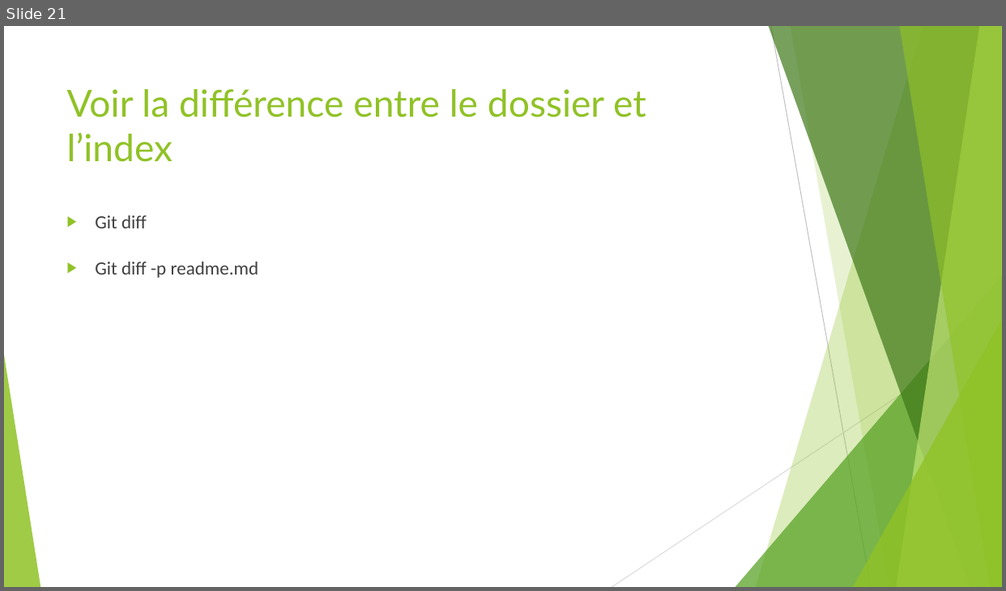
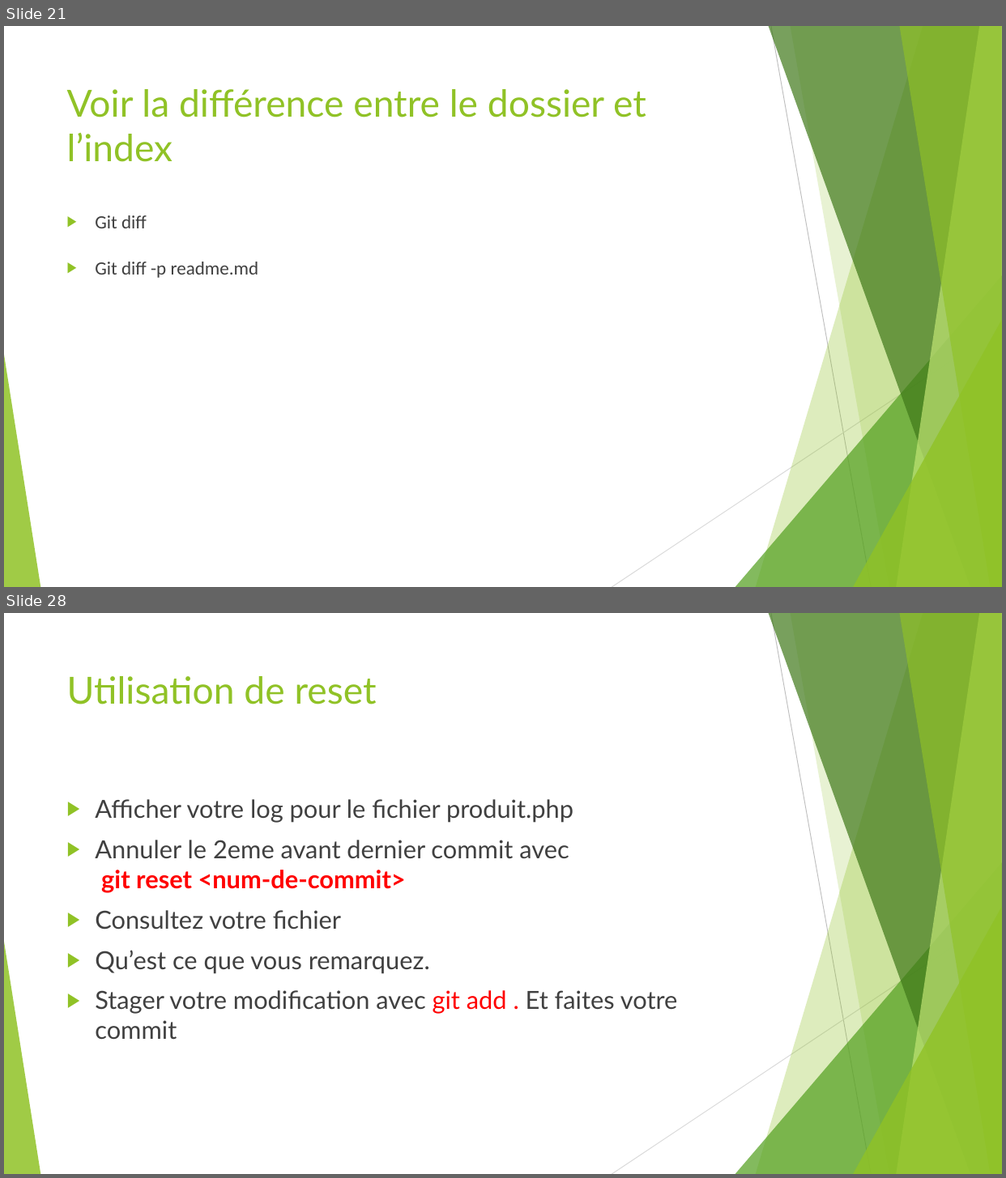
Before and after one commit to ousrah/DEV202, a slide deck: Adopter l'approche Agile/Formation Git.pptx. Shown one above the other, each under a label of ours: slide 21 before the commit, slides 21 and 28 after it; the slides between them are not shown. The pictures are 1006x591 and 1006x1178 pixels, drawn with LibreOffice and Linux fonts; fonts in the diff are those of the drawing. Boxes give left, top, right and bottom in pixels: in the first picture for what was removed or moved away, otherwise in the second. Text is boxed around its words. In the diff, an @@ line names an element or a change of style, - is before the commit and + after.

```diff
--- a/Adopter l'approche Agile/Formation Git.pptx
+++ b/Adopter l'approche Agile/Formation Git.pptx
@@ slide 28 added at bbox=[4, 613, 1002, 1174], background #FFFFFF; not listed: 10 template elements that a slide beside it also shows @@
@@ title added at bbox=[67, 676, 377, 705], 36 pt, text #90C226 @@
+Utilisation de reset
@@ text added at bbox=[95, 799, 678, 1040], 24 pt, text #404040 @@
+▶ Afficher votre log pour le fichier produit.php
+▶ Annuler le 2eme avant dernier commit avec
+  git reset <num-de-commit>
+▶ Consultez votre fichier
+▶ Qu’est ce que vous remarquez.
+▶ Stager votre modification avec git add . Et faites votre commit
```
Also in this commit, not shown: 10 other slides added, 3 other files.
